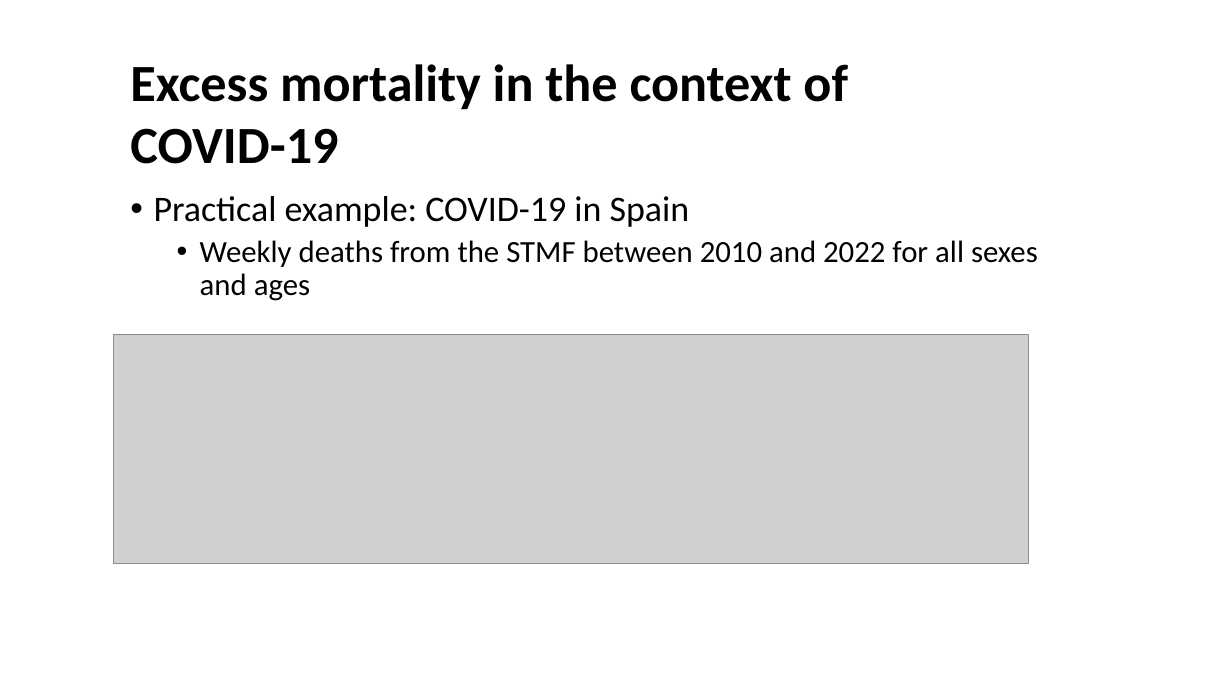
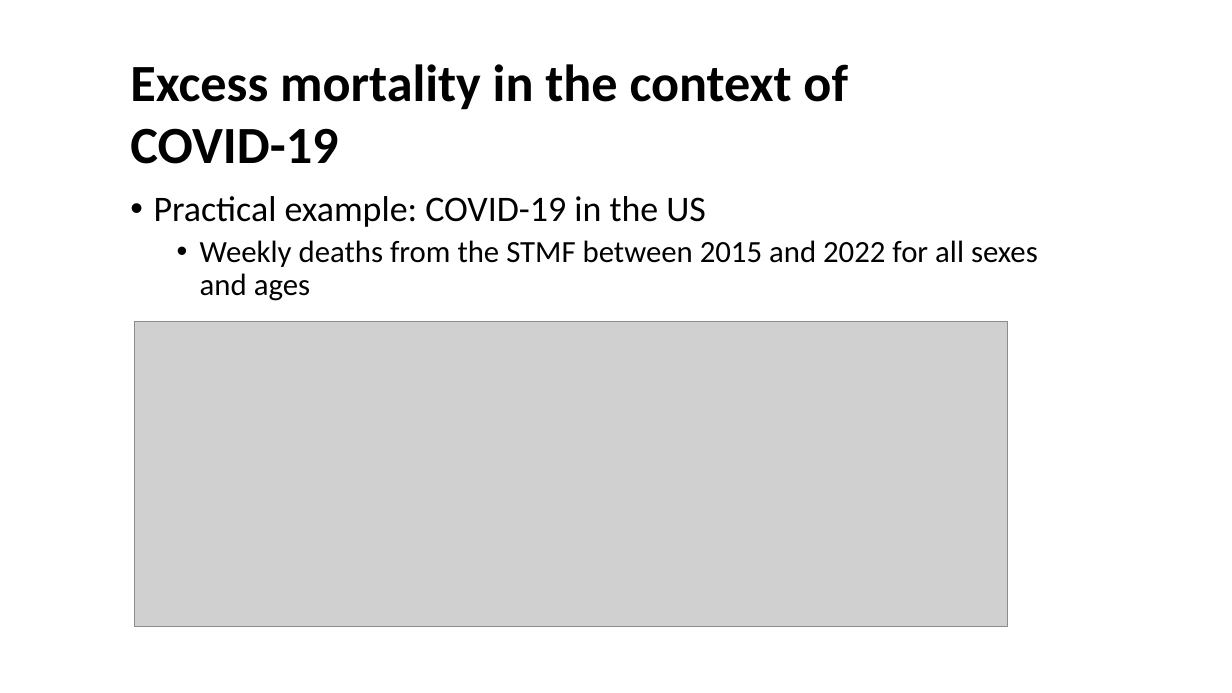
Before and after one commit to kikeacosta/edsd23_apc, a slide deck: slide 7 of slides/04_excess_mortality.pptx (slide 9 before the commit). Drawn at 1232x693 pixels with LibreOffice and Linux fonts; fonts in the diff are those of the drawing; grey boxes stand for pictures. Boxes give left, top, right and bottom in pixels: in the first picture for what was removed or moved away, otherwise in the second. Text is boxed around its words. In the diff, an @@ line names an element or a change of style, - is before the commit and + after.

```diff
--- a/slides/04_excess_mortality.pptx
+++ b/slides/04_excess_mortality.pptx
@@ text at [154,196,1038,301]: text changed @@
-• Practical example: COVID-19 in Spain
-  • Weekly deaths from the STMF between 2010 and 2022 for all sexes and ages
+• Practical example: COVID-19 in the US
+  • Weekly deaths from the STMF between 2015 and 2022 for all sexes and ages
@@ picture: place and size @@
-picture at [114,335,1029,563]
+picture at [134,322,1007,628]
```
Also in this commit, not shown: 6 other slides changed, 1 slide added, 10 other files.
